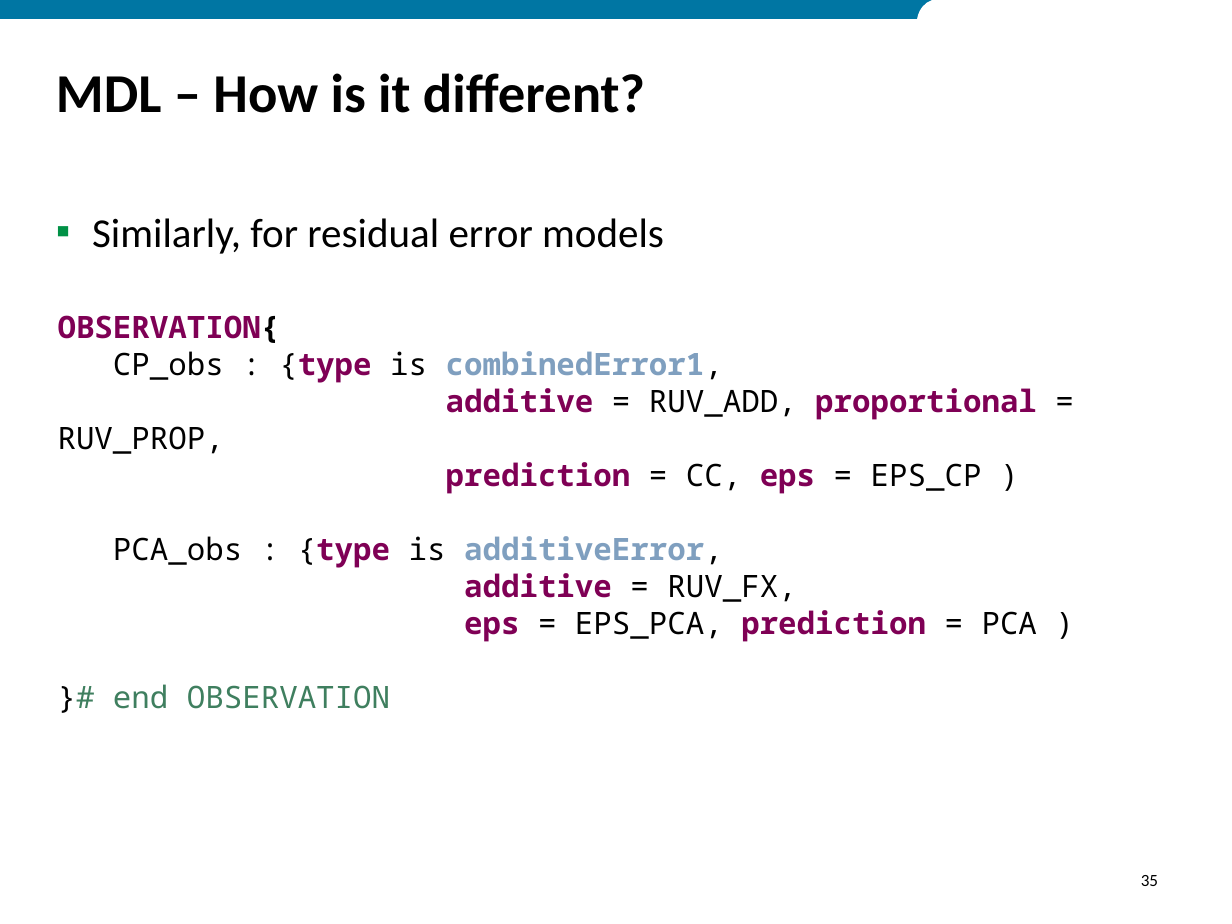
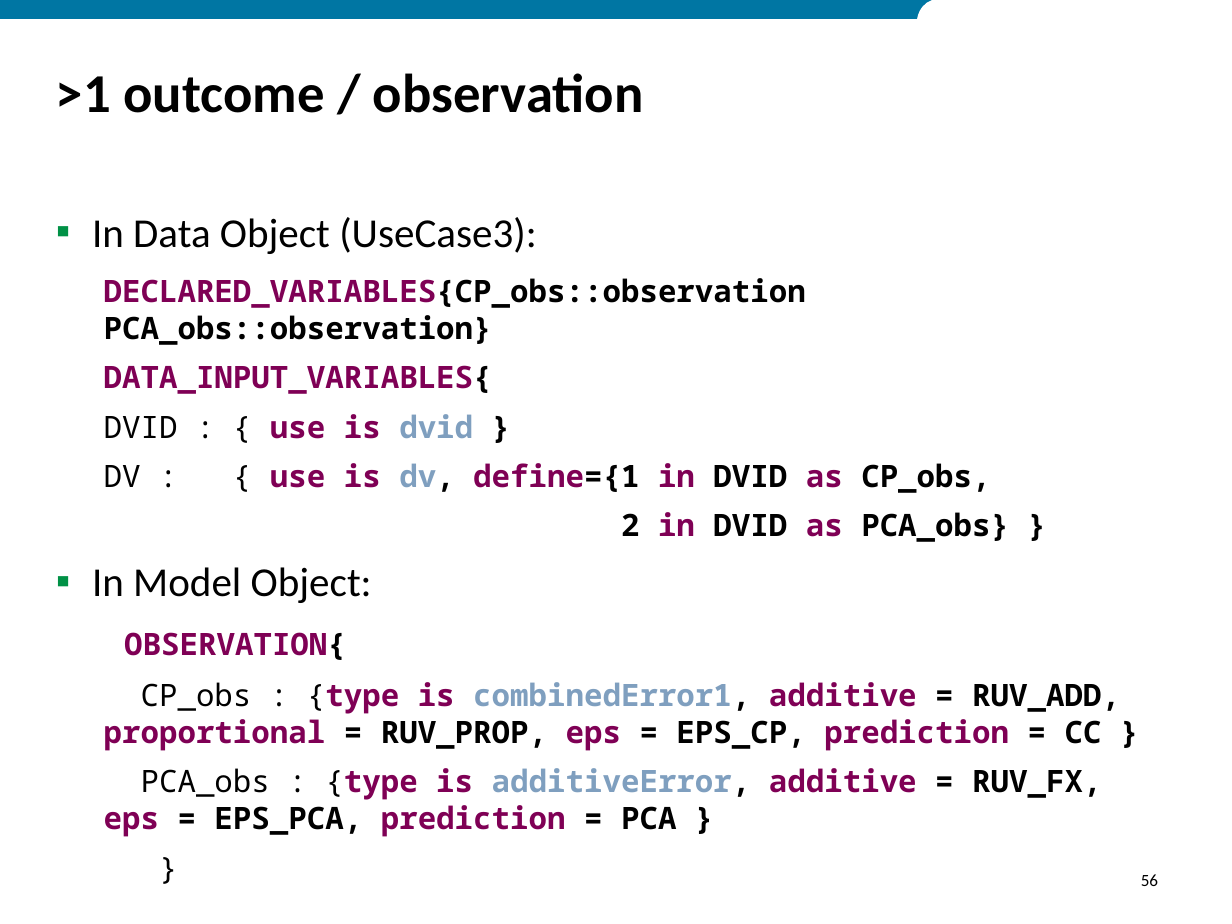
Before and after one commit to ModelDefinitionLanguage/MDLExamples, a slide deck: slide 56 of MDL_Tutorial_2018.pptx (slide 35 before the commit). Drawn at 1232x924 pixels with LibreOffice and Linux fonts; fonts in the diff are those of the drawing; background and template pictures are left out. Boxes give left, top, right and bottom in pixels: in the first picture for what was removed or moved away, otherwise in the second. Text is boxed around its words. In the diff, an @@ line names an element or a change of style, - is before the commit and + after.

```diff
--- a/MDL_Tutorial_2018.pptx
+++ b/MDL_Tutorial_2018.pptx
@@ title at (56, 73, 643, 113): text changed @@
-MDL – How is it different?
+>1 outcome / observation
@@ text "In Data Object (UseCase3):": place and size @@
-text "In Data Object (UseCase3):" at (58, 315, 1037, 642)
+text "In Data Object (UseCase3):" at (92, 217, 1120, 837)
@@ text at (92, 217, 1009, 603): paragraphs added @@
+▪ In Data Object (UseCase3):
+  DECLARED_VARIABLES{CP_obs::observation PCA_obs::observation}
+  DATA_INPUT_VARIABLES{
+  DVID : { use is dvid }
+  DV : { use is dv, define={1 in DVID as CP_obs,
+  2 in DVID as PCA_obs} }
+▪ In Model Object:
@@ text removed at (92, 218, 664, 254) @@
-▪ Similarly, for residual error models
@@ text at (124, 632, 346, 660): list level 1 to 2 in "OBSERVATION{" @@
@@ text at (104, 682, 1120, 837): text changed; bold on @@
-CP_obs : {type is combinedError1,
-additive = RUV_ADD, proportional = RUV_PROP,
-prediction = CC, eps = EPS_CP )
-PCA_obs : {type is additiveError,
-additive = RUV_FX,
-eps = EPS_PCA, prediction = PCA )
-}# end OBSERVATION
+  CP_obs : {type is combinedError1, additive = RUV_ADD, proportional = RUV_PROP, eps = EPS_CP, prediction = CC }
+  PCA_obs : {type is additiveError, additive = RUV_FX, eps = EPS_PCA, prediction = PCA }
+  }
@@ page number at (1141, 874, 1158, 886): text changed @@
-35
+56
```
Also in this commit, not shown: 7 other slides changed, 29 slides added, 5 slides removed, 1 other file.
